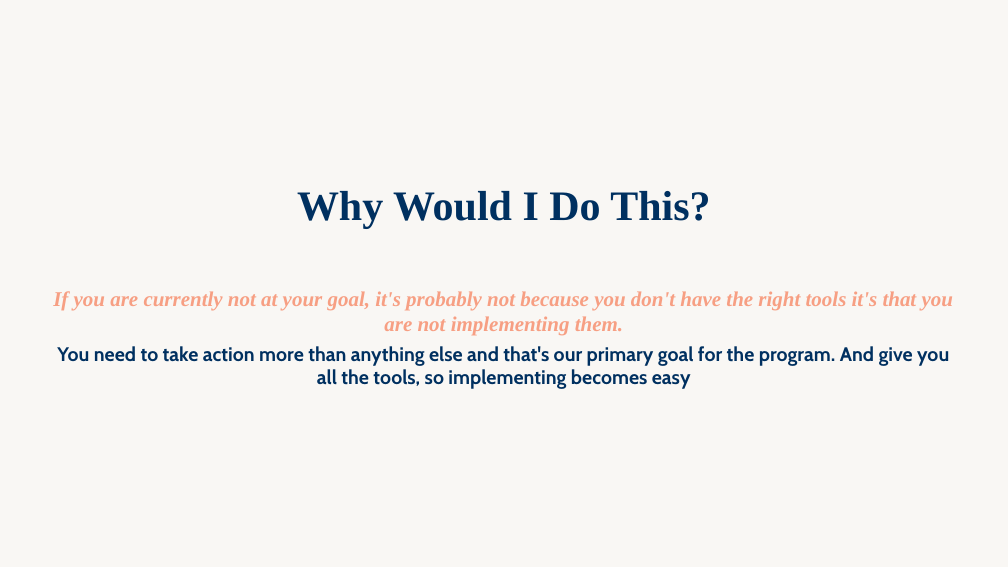
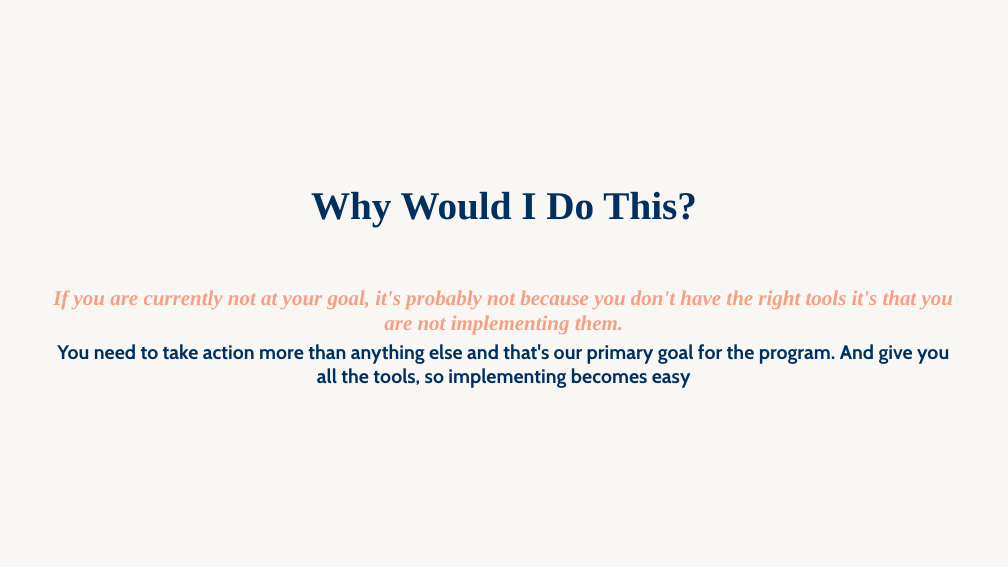
Before and after one commit to WeAreWLA/21-day-reset, a slide deck: slide 73 of decks/Day 5 - Free 5 Day Reset/Day 5 - Free 5 Day Reset.pptx. Drawn at 1008x567 pixels with LibreOffice and Linux fonts; fonts in the diff are those of the drawing. Boxes give left, top, right and bottom in pixels: in the first picture for what was removed or moved away, otherwise in the second. Text is boxed around its words. In the diff, an @@ line names an element or a change of style, - is before the commit and + after.

```diff
--- a/decks/Day 5 - Free 5 Day Reset/Day 5 - Free 5 Day Reset.pptx
+++ b/decks/Day 5 - Free 5 Day Reset/Day 5 - Free 5 Day Reset.pptx
@@ text at (x1=311, y1=191, x2=697, y2=226): size 30 to 28 pt in "Why Would I Do This?" @@
```
Also in this commit, not shown: 27 other slides changed.
